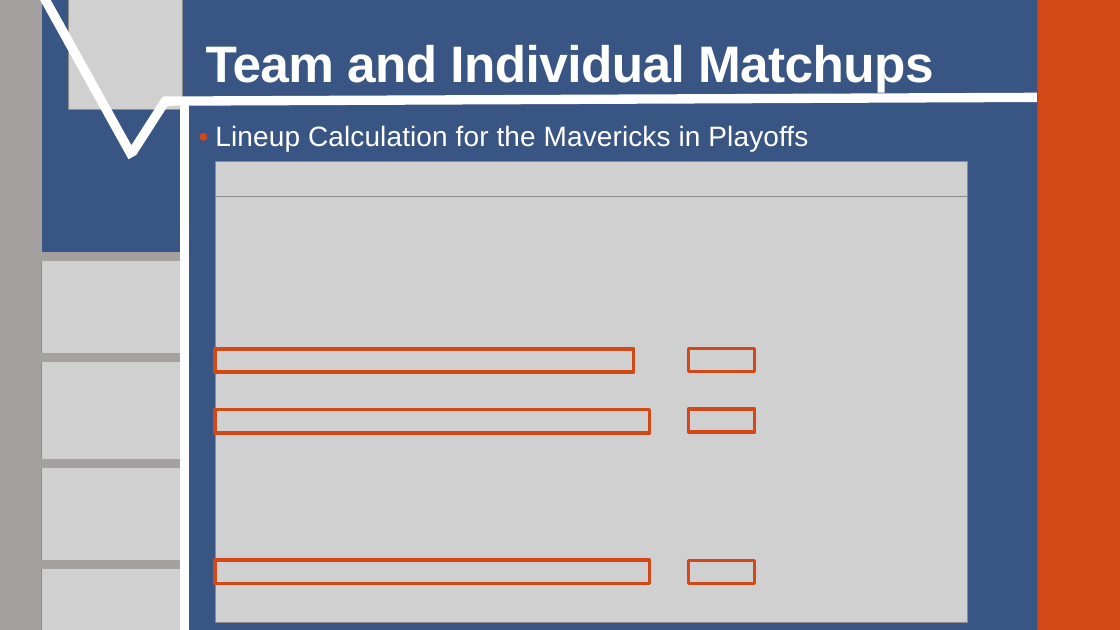
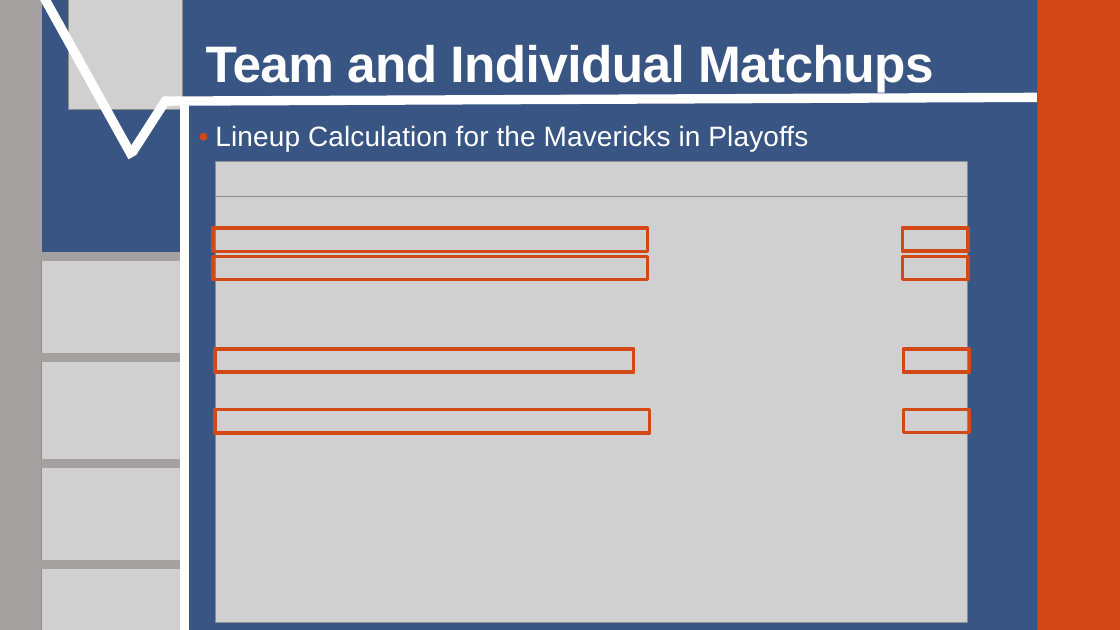
Before and after one commit to SuperMarioGiacomazzo/STOR538_WEBSITE, a slide deck: slide 14 of Slides/Basketball 3/Basketball_3_Lecture.pptx. Drawn at 1120x630 pixels with LibreOffice and Linux fonts; fonts in the diff are those of the drawing; grey boxes stand for pictures. Boxes give left, top, right and bottom in pixels: in the first picture for what was removed or moved away, otherwise in the second. Text is boxed around its words. In the diff, an @@ line names an element or a change of style, - is before the commit and + after.

```diff
--- a/Slides/Basketball 3/Basketball_3_Lecture.pptx
+++ b/Slides/Basketball 3/Basketball_3_Lecture.pptx
@@ rectangle added at (x1=213, y1=228, x2=648, y2=251), outline #D34817 3 pt @@
@@ rectangle added at (x1=902, y1=229, x2=968, y2=251), outline #D34817 3 pt @@
@@ rectangle moved from (x1=215, y1=560, x2=649, y2=584) to (x1=213, y1=256, x2=648, y2=280) @@
@@ rectangle moved from (x1=689, y1=560, x2=755, y2=583) to (x1=902, y1=256, x2=968, y2=279) @@
@@ rectangle moved from (x1=689, y1=349, x2=755, y2=371) to (x1=904, y1=350, x2=970, y2=372) @@
@@ rectangle moved from (x1=689, y1=409, x2=755, y2=432) to (x1=904, y1=409, x2=970, y2=432) @@
```
Also in this commit, not shown: 3 other slides changed, 2 other files.
